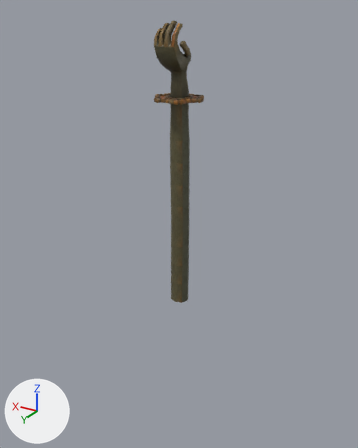
What one commit did to the Blender file Assets/Meshes/Dispencer.blend.
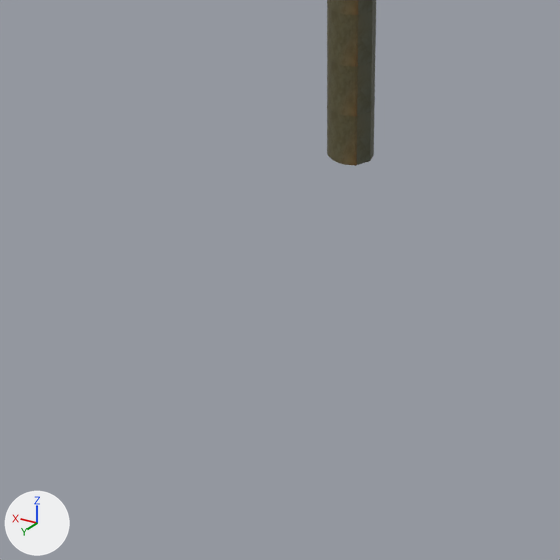
Each version appears first whole from a 50 mm camera at (-10.51, 17.55, 3.2) aimed at (0.31, -0.49, -5.82), and next in a close-up on the part from 14% to 72% of the width and 54% to 100% of the height. Lighting does not change. The marker at lower left points along +X, +Y and +Z.
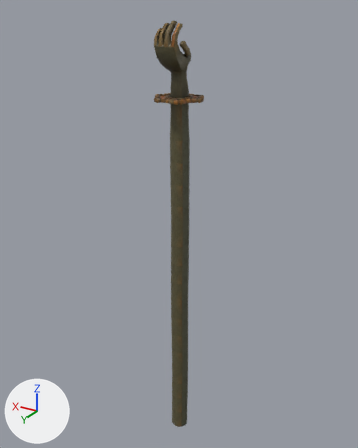
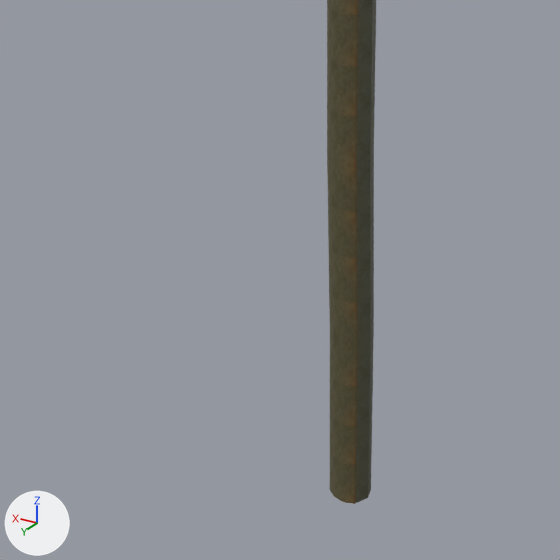
Location of each change, [x1, y1, x2, y2] in pixels of the close-ups (560 x 560 px):
'Cube', reshaped
    before: [327, 0, 376, 166]
    after: [327, 0, 376, 504]
part 1 of me_cube, added (brown)
    after: [327, 155, 374, 504]

What changed in the scene script:
```text
Change me_cube:
    used by ob_cube; location = (0.0, 0.0, 0.0)
    remove me_cube.from_pydata(...)  # 3220 vertices, 3271 faces, 2 loose edges; spans x -1.08..1.14, y -0.95..1.0, z -9.48..2.86
    add me_cube.from_pydata(...)  # 3365 vertices, 3415 faces, 4 loose edges; spans x -1.08..1.14, y -0.95..1.0, z -17.24..2.86
    me_cube part 1
    90 vertices are added at x -0.42..0.41, y -0.4..0.29, z -17.24..-10.45
    8 new vertices lie (0.01, -0.02, -0.97) away from vertices in x -0.4..0.4, y -0.38..0.29, z -9.48
    5 new vertices lie (-0.02, 0.01, -0.97) away from vertices in x -0.24..0.41, y -0.4..0.27, z -10.45
    8 new vertices lie (-0.01, 0.01, -0.97) away from vertices in x -0.39..0.41, y -0.39..0.28, z -11.42..-10.45
    7 new vertices lie (0.0, -0.02, -0.97) away from vertices in x -0.39..0.35, y -0.38..0.28, z -12.39..-9.48
    6 new vertices lie (-0.02, 0.01, -0.97) away from vertices in x -0.4..0.4, y -0.39..0.28, z -11.42
    5 new vertices lie (0.01, -0.01, -0.97) away from vertices in x -0.4..0.2, y -0.39..0.29, z -15.3..-12.39
    6 new vertices lie (0.0, 0.02, -0.97) away from vertices in x -0.34..0.35, y -0.4..0.26, z -16.27..-13.36
    5 new vertices lie (0.07, 0.03, 0.0) away from vertices in x -0.22..-0.12, y 0.22..0.24, z -17.24..-11.42
    5 new vertices lie (0.01, -0.01, -0.97) away from vertices in x -0.08..0.38, y -0.15..0.29, z -15.3..-14.33
    2 loose edges are added
    144 new faces join them, smooth
```
